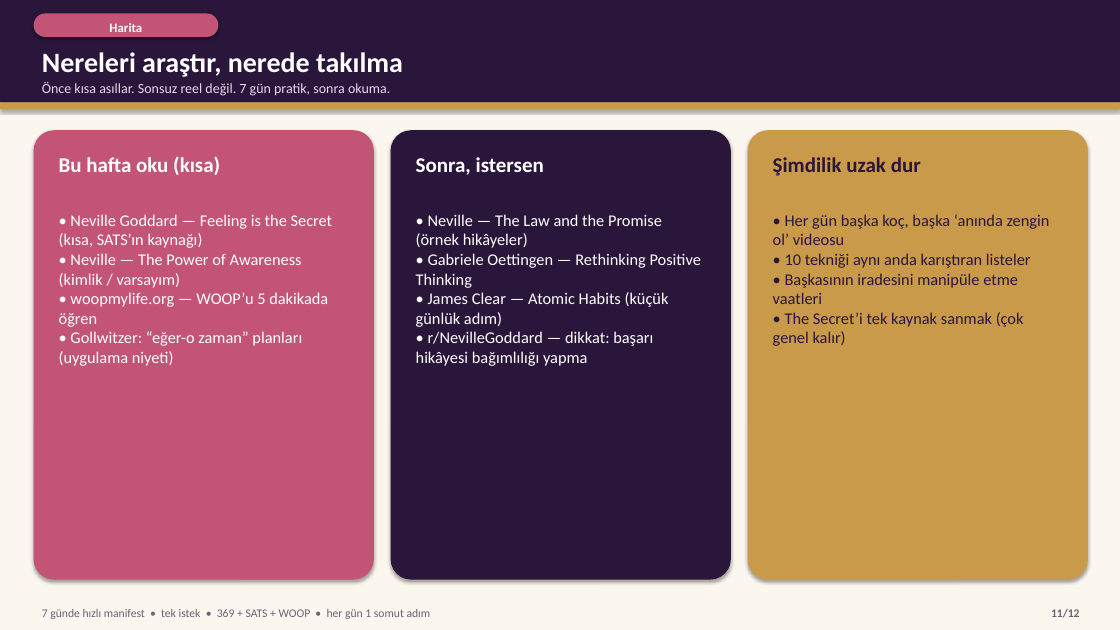
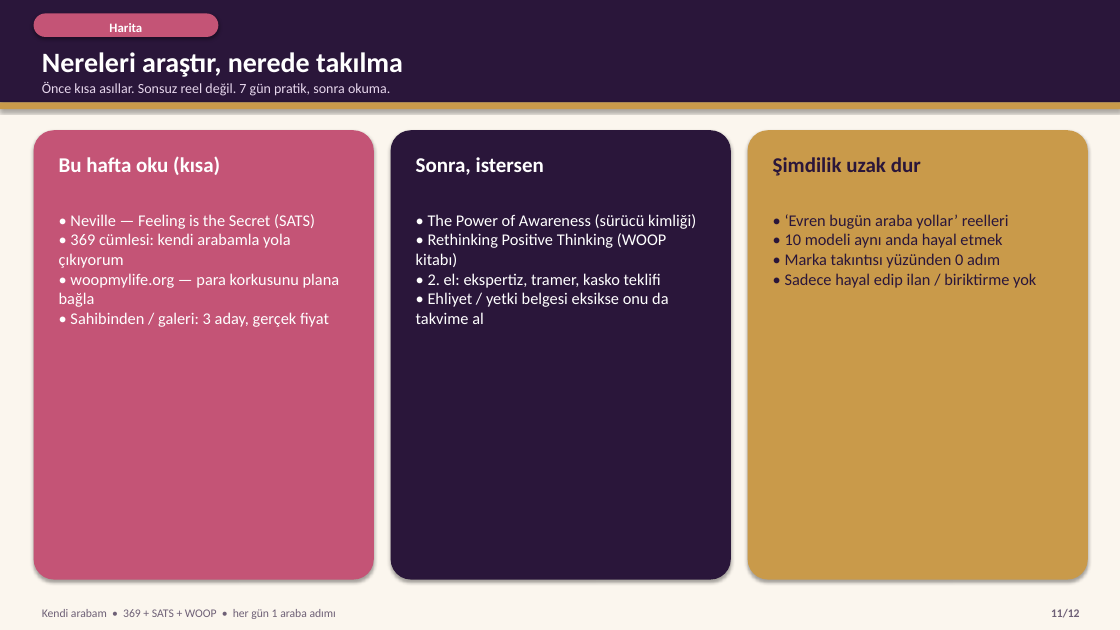
Before and after one commit to iremalisan/alisansges, a slide deck: slide 11 of rehber/Hizli_Manifest_Teknikleri.pptx. Drawn at 1120x630 pixels with LibreOffice and Linux fonts; fonts in the diff are those of the drawing. Boxes give left, top, right and bottom in pixels: in the first picture for what was removed or moved away, otherwise in the second. Text is boxed around its words. In the diff, an @@ line names an element or a change of style, - is before the commit and + after.

```diff
--- a/rehber/Hizli_Manifest_Teknikleri.pptx
+++ b/rehber/Hizli_Manifest_Teknikleri.pptx
@@ text at [59, 214, 340, 327]: text changed @@
-• Neville Goddard — Feeling is the Secret (kısa, SATS’ın kaynağı)
-• Neville — The Power of Awareness (kimlik / varsayım)
-• woopmylife.org — WOOP’u 5 dakikada öğren
-• Gollwitzer: “eğer-o zaman” planları (uygulama niyeti)
+• Neville — Feeling is the Secret (SATS)
+• 369 cümlesi: kendi arabamla yola çıkıyorum
+• woopmylife.org — para korkusunu plana bağla
+• Sahibinden / galeri: 3 aday, gerçek fiyat
@@ text at [416, 214, 696, 324]: text changed @@
-• Neville — The Law and the Promise (örnek hikâyeler)
-• Gabriele Oettingen — Rethinking Positive Thinking
-• James Clear — Atomic Habits (küçük günlük adım)
-• r/NevilleGoddard — dikkat: başarı hikâyesi bağımlılığı yapma
+• The Power of Awareness (sürücü kimliği)
+• Rethinking Positive Thinking (WOOP kitabı)
+• 2. el: ekspertiz, tramer, kasko teklifi
+• Ehliyet / yetki belgesi eksikse onu da takvime al
@@ text at [785, 214, 1036, 288]: text changed @@
-• Her gün başka koç, başka ‘anında zengin ol’ videosu
-• 10 tekniği aynı anda karıştıran listeler
-• Başkasının iradesini manipüle etme vaatleri
-• The Secret’i tek kaynak sanmak (çok genel kalır)
+• ‘Evren bugün araba yollar’ reelleri
+• 10 modeli aynı anda hayal etmek
+• Marka takıntısı yüzünden 0 adım
+• Sadece hayal edip ilan / biriktirme yok
@@ text at [42, 609, 336, 619]: text changed @@
-7 günde hızlı manifest • tek istek • 369 + SATS + WOOP • her gün 1 somut adım
+Kendi arabam • 369 + SATS + WOOP • her gün 1 araba adımı
```
Also in this commit, not shown: 11 other slides changed, 20 other files.
